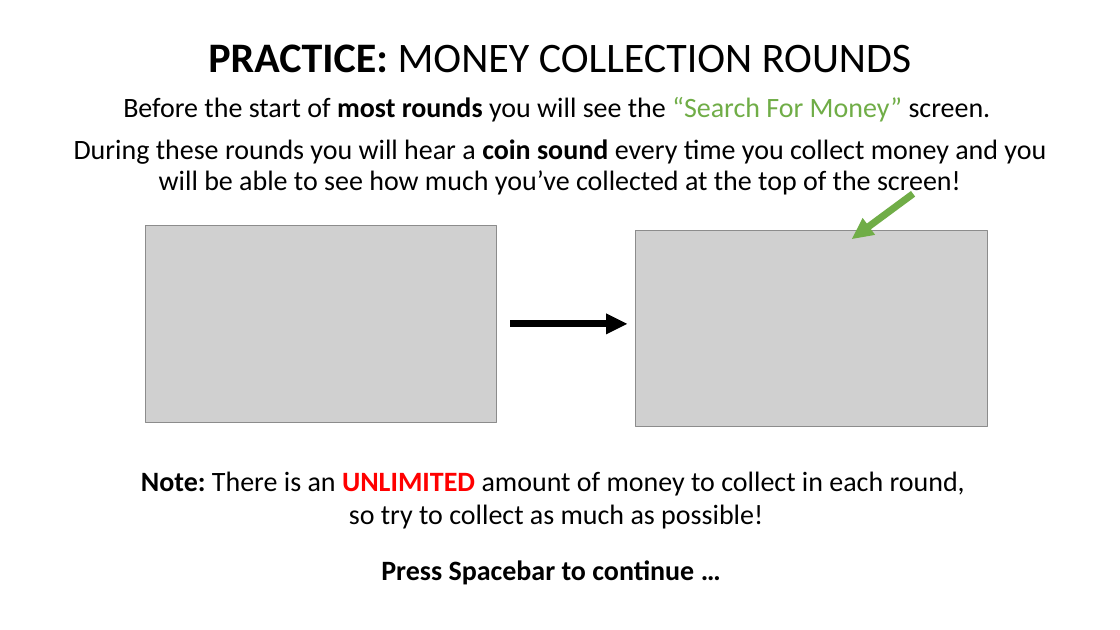
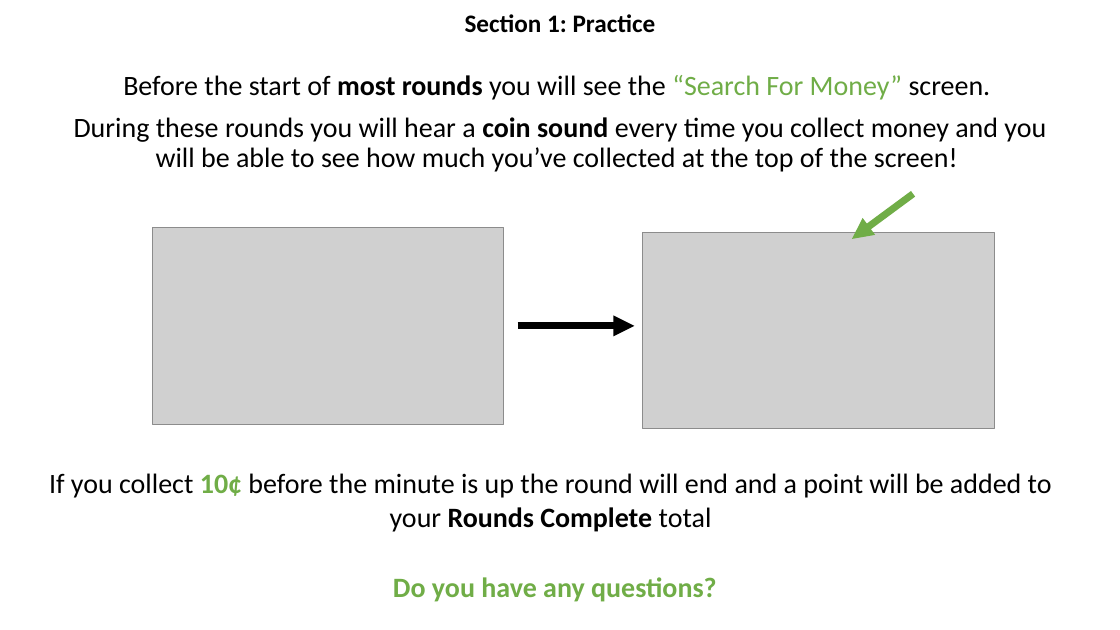
Before and after one commit to kbnealy/OpenMaze, a slide deck: slide 13 of Assets/StreamingAssets/2D_Objects/Practice/Practice_online_final.pptx. Drawn at 1120x630 pixels with LibreOffice and Linux fonts; fonts in the diff are those of the drawing; grey boxes stand for pictures. Boxes give left, top, right and bottom in pixels: in the first picture for what was removed or moved away, otherwise in the second. Text is boxed around its words. In the diff, an @@ line names an element or a change of style, - is before the commit and + after.

```diff
--- a/Assets/StreamingAssets/2D_Objects/Practice/Practice_online_final.pptx
+++ b/Assets/StreamingAssets/2D_Objects/Practice/Practice_online_final.pptx
@@ text added at (x1=465, y1=14, x2=656, y2=33), 21.6 pt, text #000000, bold @@
+Section 1: Practice
@@ text at (x1=208, y1=44, x2=911, y2=73): paragraph removed @@
-PRACTICE: MONEY COLLECTION ROUNDS
@@ text "Before the start of most ..." moved from (x1=74, y1=44, x2=1046, y2=196) to (x1=74, y1=75, x2=1046, y2=172) @@
@@ picture moved from (x1=145, y1=225, x2=497, y2=423) to (x1=153, y1=228, x2=504, y2=425) @@
@@ picture moved from (x1=636, y1=230, x2=987, y2=427) to (x1=643, y1=233, x2=994, y2=429) @@
@@ arrow moved from (511, 324) - (628, 324) to (518, 326) - (634, 326) @@
@@ text added at (x1=49, y1=473, x2=1052, y2=532), 24 pt, text #000000 @@
+If you collect 10¢ before the minute is up the round will end and a point will be added to your Rounds Complete total
@@ text removed at (x1=141, y1=471, x2=965, y2=529) @@
-Note: There is an UNLIMITED amount of money to collect in each round,
-so try to collect as much as possible!
@@ text at (x1=393, y1=577, x2=717, y2=602): text changed; text colour #000000 to #70AD47 @@
-Press Spacebar to continue …
+Do you have any questions?
```
Also in this commit, not shown: 11 other slides changed, 30 other files.
